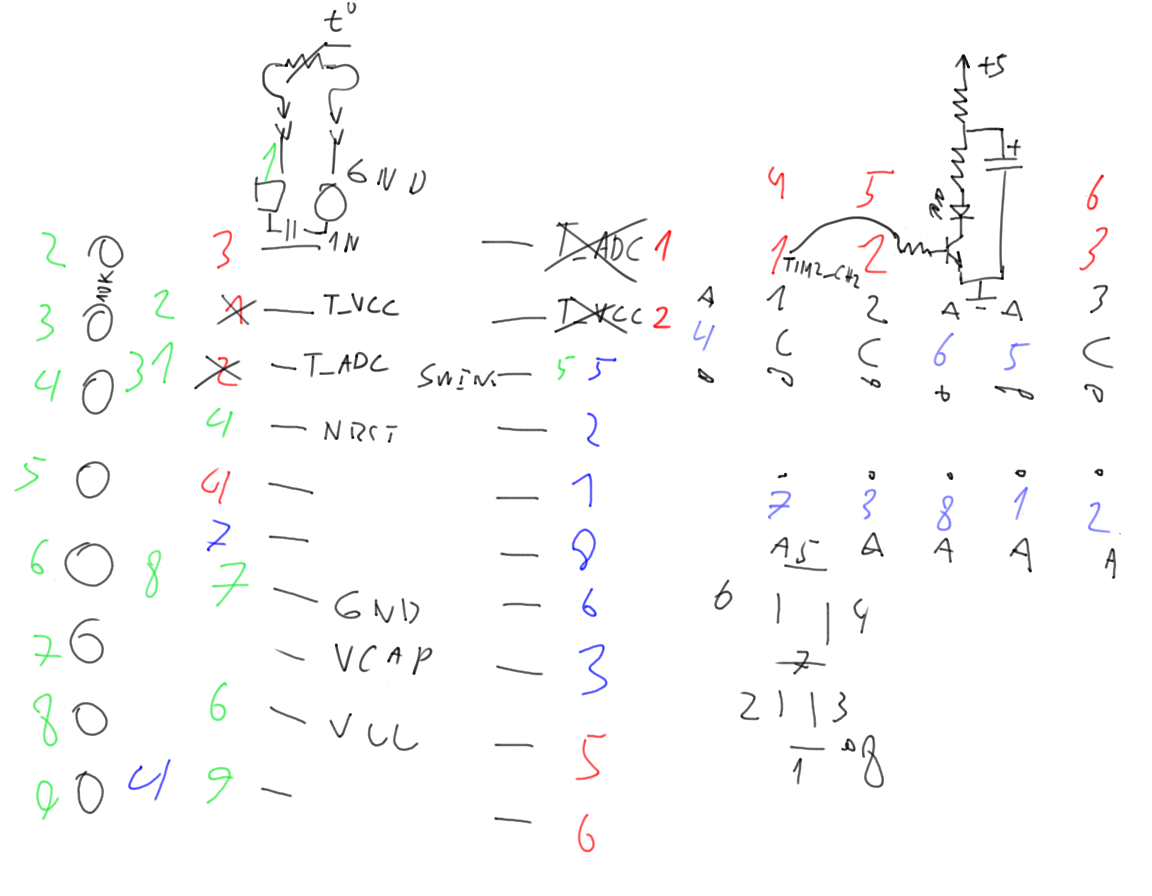
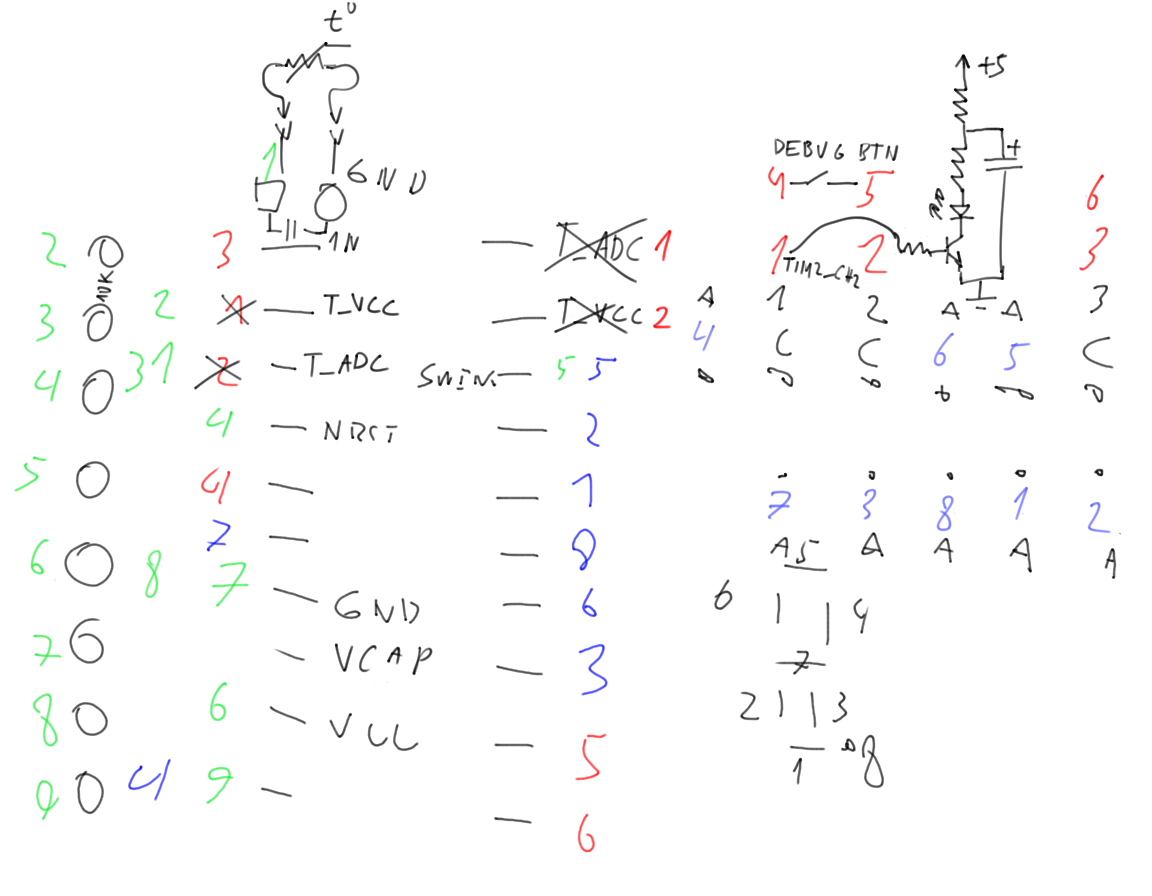
Comparing the layer stacks of the two 1152×896 images. Changes:
added layer "debug button mod" above "mod_ir" over [774, 138, 899, 186]
